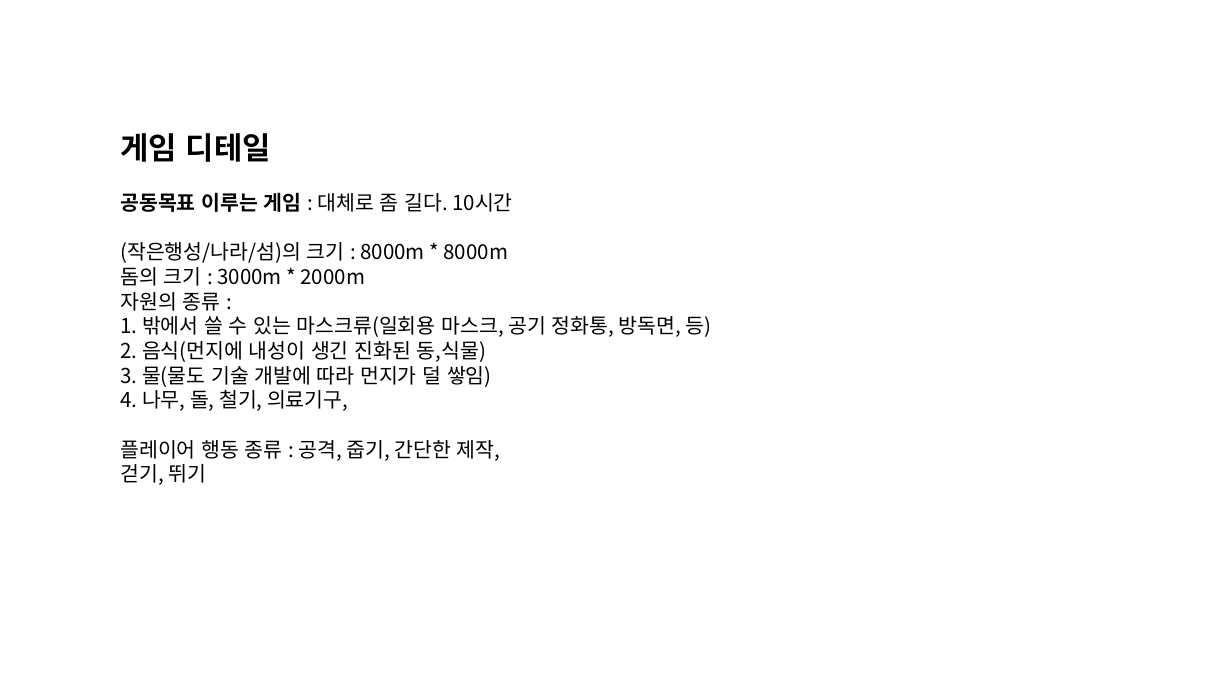
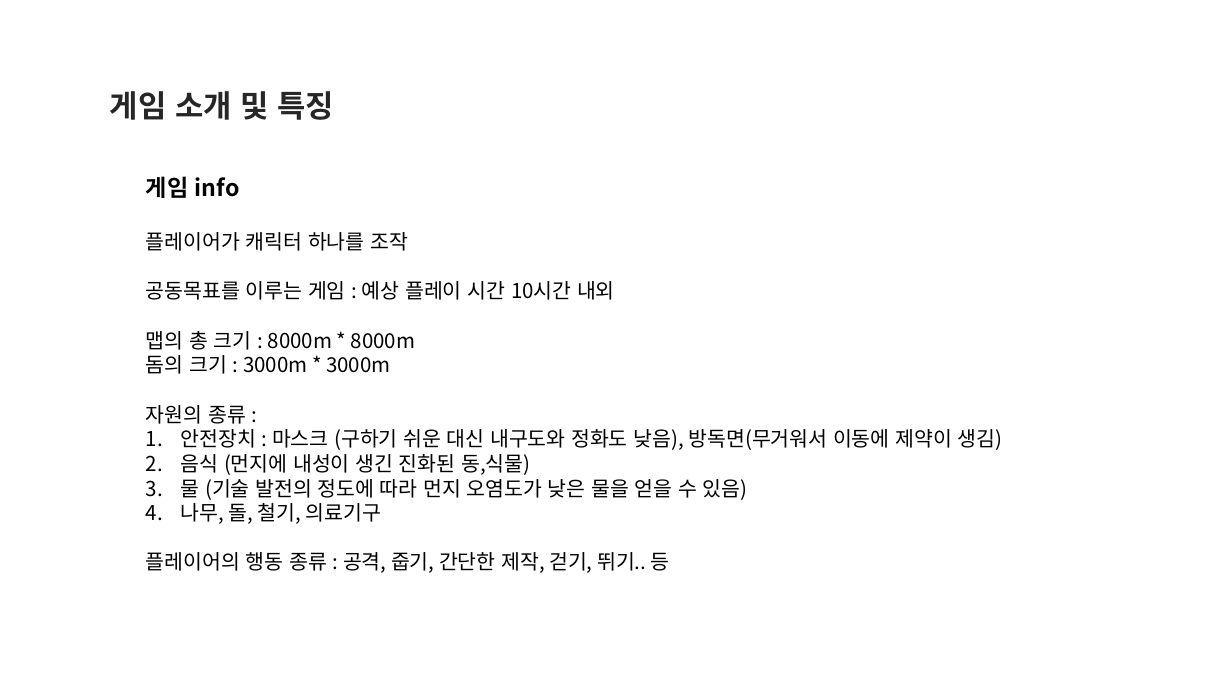
Before and after one commit to goldsun119/Graduation-Project, a slide deck: slide 5 of Document/1122 기획발표자료_01.pptx (slide 7 before the commit). Drawn at 1232x693 pixels with LibreOffice and Linux fonts; fonts in the diff are those of the drawing. Boxes give left, top, right and bottom in pixels: in the first picture for what was removed or moved away, otherwise in the second. Text is boxed around its words. In the diff, an @@ line names an element or a change of style, - is before the commit and + after.

```diff
--- a/Document/1122 기획발표자료_01.pptx
+++ b/Document/1122 기획발표자료_01.pptx
@@ text added at bbox=[110, 91, 334, 120], 24 pt, text #262626, bold @@
+게임 소개 및 특징
@@ text "게임 info": place and size @@
-text "게임 info" at bbox=[120, 133, 711, 485]
+text "게임 info" at bbox=[146, 176, 1003, 573]
@@ text at bbox=[146, 176, 615, 374]: text changed @@
-게임 디테일
-공동목표 이루는 게임 : 대체로 좀 길다. 10시간
-(작은행성/나라/섬)의 크기 : 8000m * 8000m
-돔의 크기 : 3000m * 2000m
+게임 info
+플레이어가 캐릭터 하나를 조작
+공동목표를 이루는 게임 : 예상 플레이 시간 10시간 내외
+맵의 총 크기 : 8000m * 8000m
+돔의 크기 : 3000m * 3000m
@@ text at bbox=[146, 429, 1003, 573]: text changed @@
-1. 밖에서 쓸 수 있는 마스크류(일회용 마스크, 공기 정화통, 방독면, 등)
-2. 음식(먼지에 내성이 생긴 진화된 동,식물)
-3. 물(물도 기술 개발에 따라 먼지가 덜 쌓임)
-4. 나무, 돌, 철기, 의료기구,
-플레이어 행동 종류 : 공격, 줍기, 간단한 제작,
-걷기, 뛰기
+1. 안전장치 : 마스크 (구하기 쉬운 대신 내구도와 정화도 낮음), 방독면(무거워서 이동에 제약이 생김)
+2. 음식 (먼지에 내성이 생긴 진화된 동,식물)
+3. 물 (기술 발전의 정도에 따라 먼지 오염도가 낮은 물을 얻을 수 있음)
+4. 나무, 돌, 철기, 의료기구
+플레이어의 행동 종류 : 공격, 줍기, 간단한 제작, 걷기, 뛰기.. 등
```
Also in this commit, not shown: 5 other slides changed, 1 slide removed.
